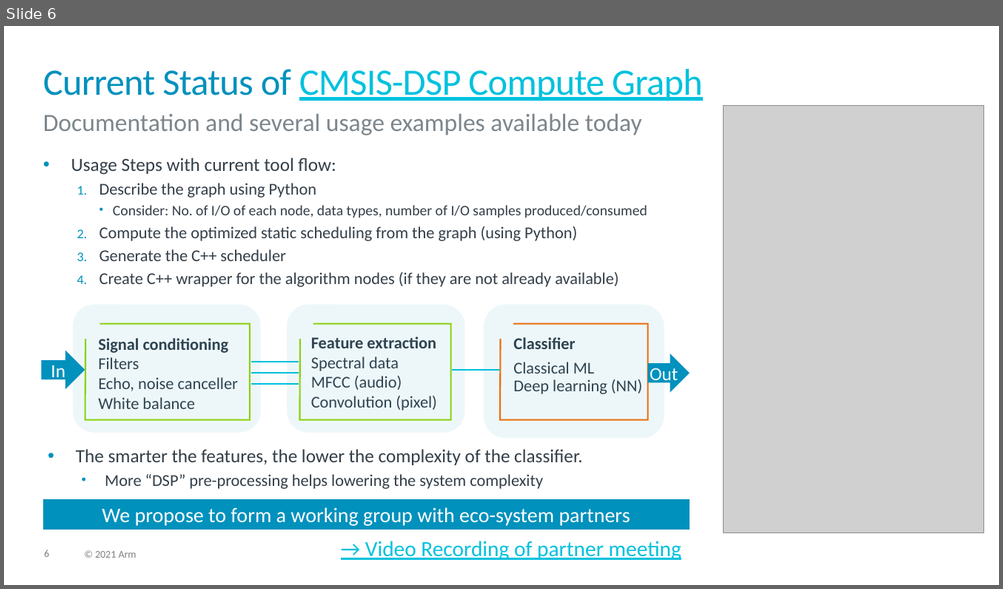
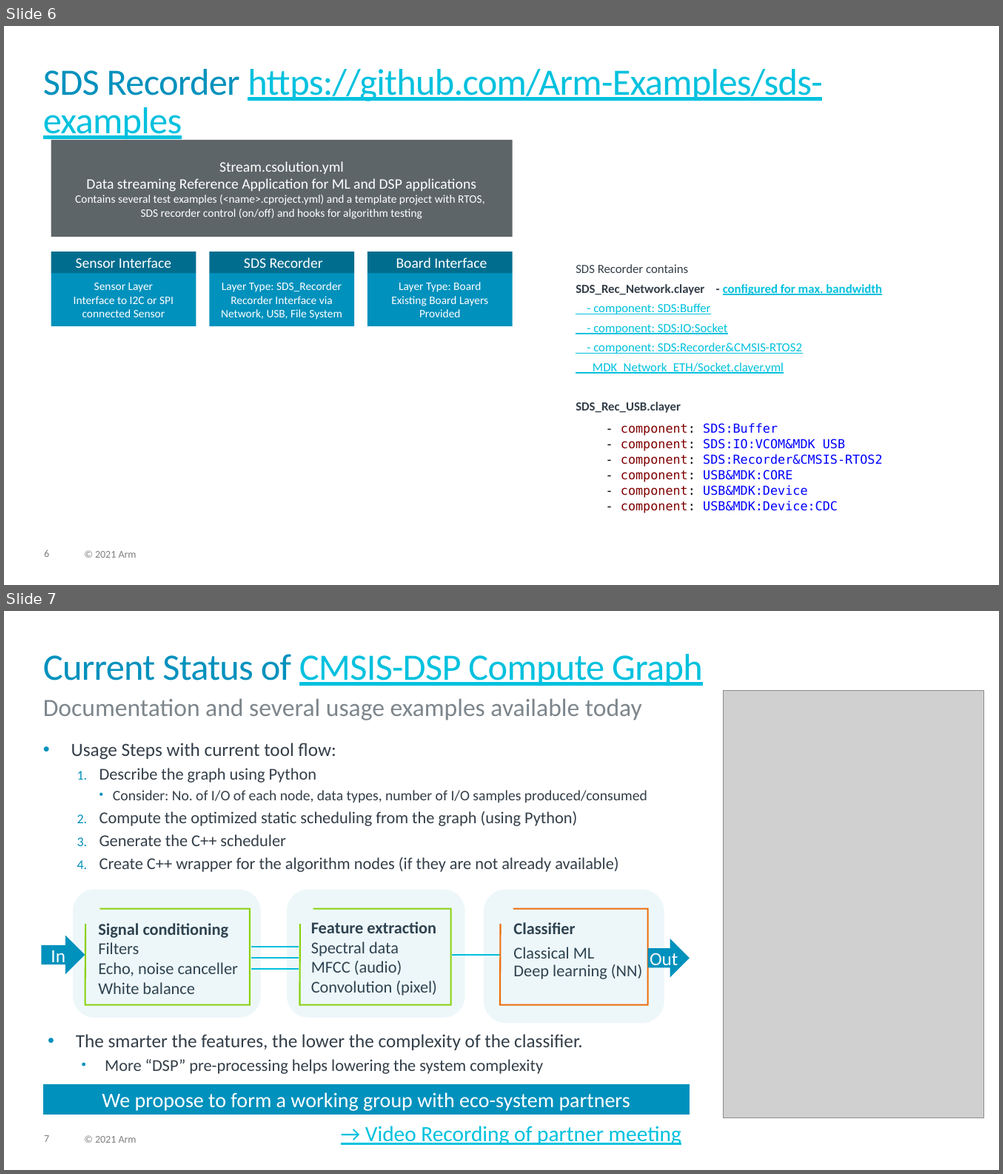
Before and after one commit to ARM-software/SDS-Framework, a slide deck: documentation/images/overview.pptx. Shown one above the other, each under a label of ours: slide 6 before the commit, slides 6 and 7 after it. The pictures are 1003x589 and 1003x1174 pixels, drawn with LibreOffice and Linux fonts; fonts in the diff are those of the drawing; grey boxes stand for pictures; background and template pictures are left out. Boxes give left, top, right and bottom in pixels: in the first picture for what was removed or moved away, otherwise in the second. Text is boxed around its words. In the diff, an @@ line names an element or a change of style, - is before the commit and + after.

```diff
--- a/documentation/images/overview.pptx
+++ b/documentation/images/overview.pptx
@@ slide 6 added at bbox=[4, 26, 999, 585], background #FFFFFF; not listed: 2 template elements that a slide beside it also shows @@
@@ title added at bbox=[43, 69, 822, 141], 36 pt, text #00C1DE, underline @@
+SDS Recorder https://github.com/Arm-Examples/sds-examples
@@ rectangle added at bbox=[51, 140, 512, 237], fill #5D6569, 11 pt, text #FFFFFF @@
+Stream.csolution.yml
+Data streaming Reference Application for ML and DSP applications
+Contains several test examples (<name>.cproject.yml) and a template project with RTOS,
+SDS recorder control (on/off) and hooks for algorithm testing
@@ rectangle added at bbox=[51, 252, 196, 274], fill #006D8E, 14 pt, text #FFFFFF @@
+Sensor Interface
@@ rectangle added at bbox=[209, 252, 354, 274], fill #006D8E, 14 pt, text #FFFFFF @@
+SDS Recorder
@@ rectangle added at bbox=[367, 252, 512, 274], fill #006D8E, 14 pt, text #FFFFFF @@
+Board Interface
@@ text added at bbox=[575, 264, 882, 514], 12 pt, text #00C1DE @@
+SDS Recorder contains
+SDS_Rec_Network.clayer - configured for max. bandwidth
+- component: SDS:Buffer
+- component: SDS:IO:Socket
+- component: SDS:Recorder&CMSIS-RTOS2
+MDK_Network_ETH/Socket.clayer.yml
+SDS_Rec_USB.clayer
+- component: SDS:Buffer
+- component: SDS:IO:VCOM&MDK USB
+- component: SDS:Recorder&CMSIS-RTOS2
+- component: USB&MDK:CORE
+- component: USB&MDK:Device
+- component: USB&MDK:Device:CDC
@@ rectangle added at bbox=[51, 274, 196, 326], fill #0091BD, 11 pt, text #FFFFFF @@
+Sensor Layer
+Interface to I2C or SPI connected Sensor
@@ rectangle added at bbox=[209, 274, 354, 326], fill #0091BD, 11 pt, text #FFFFFF @@
+Layer Type: SDS_Recorder
+Recorder Interface via
+Network, USB, File System
@@ rectangle added at bbox=[367, 274, 512, 326], fill #0091BD, 11 pt, text #FFFFFF @@
+Layer Type: Board
+Existing Board Layers Provided
@@ what was slide 6 is now slide 7 @@
@@ page number at bbox=[44, 1136, 49, 1142]: text changed @@
-6
+7
```
Also in this commit, not shown: 3 slides changed, 5 other files.
